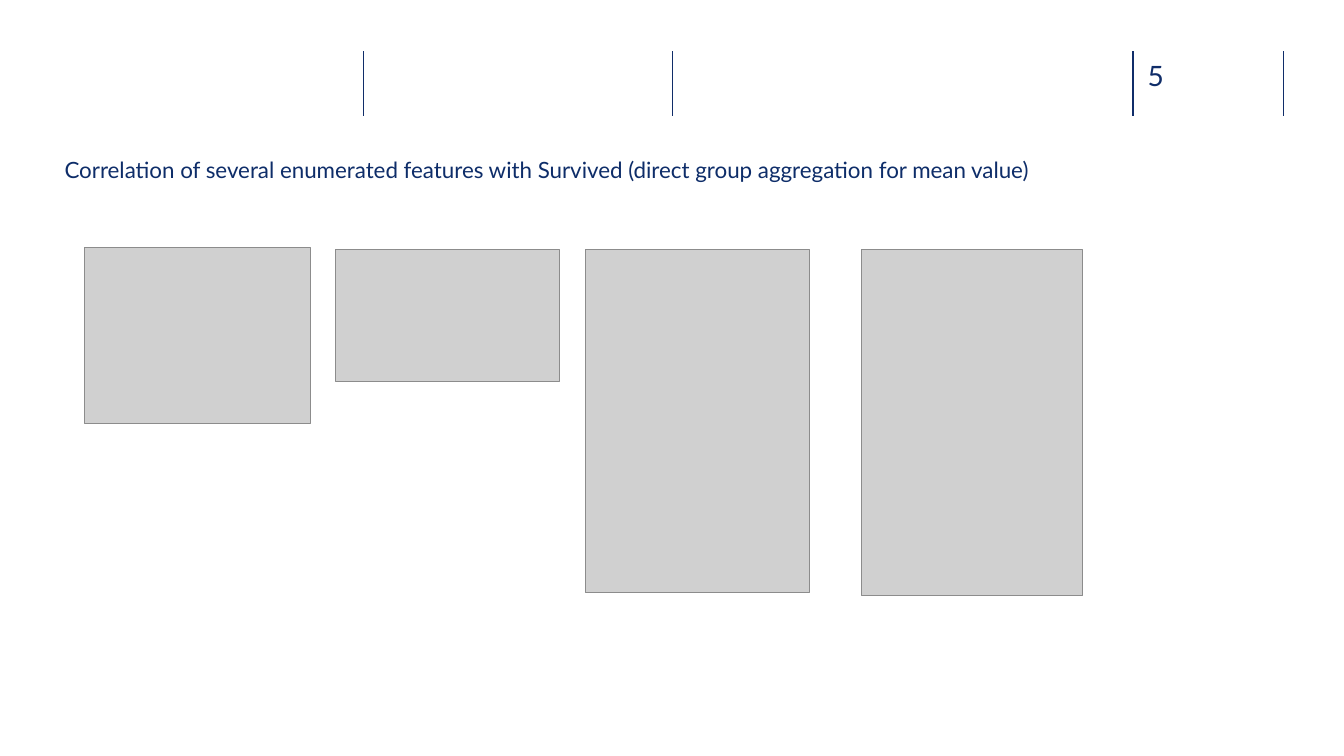
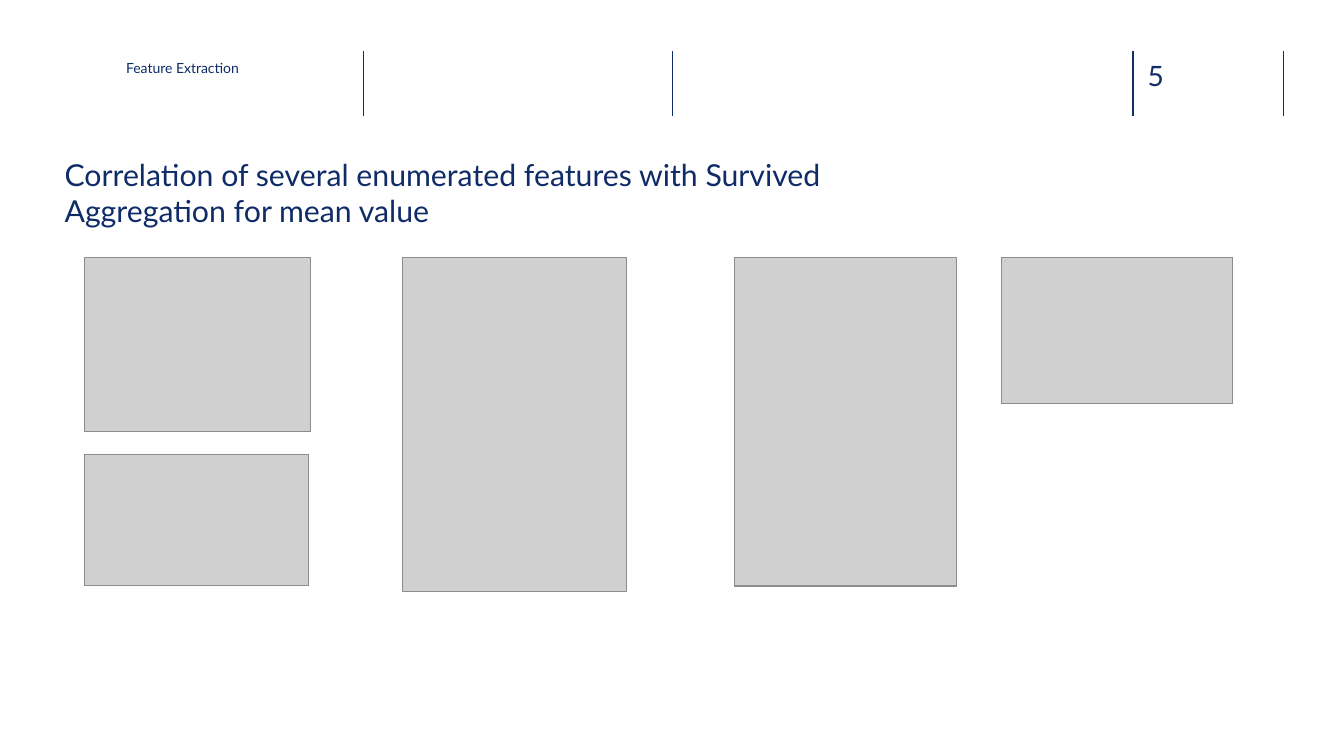
Before and after one commit to zuoxu3310/LazyFCA, a slide deck: slide 5 of Project Report on OSDA.pptx. Drawn at 1344x756 pixels with LibreOffice and Linux fonts; fonts in the diff are those of the drawing; grey boxes stand for pictures; background and template pictures are left out. Boxes give left, top, right and bottom in pixels: in the first picture for what was removed or moved away, otherwise in the second. Text is boxed around its words. In the diff, an @@ line names an element or a change of style, - is before the commit and + after.

```diff
--- a/Project Report on OSDA.pptx
+++ b/Project Report on OSDA.pptx
@@ text added at box(126, 62, 239, 73), 10 pt, text #0F2C68 @@
+Feature Extraction
@@ text at box(65, 163, 821, 228): text changed; size 16 to 21.6 pt; text colour #0E2D69 to #0F2C68 @@
-Correlation of several enumerated features with Survived (direct group aggregation for mean value)
+Correlation of several enumerated features with Survived
+Aggregation for mean value
@@ picture: place and size @@
-picture at box(85, 248, 311, 424)
+picture at box(85, 258, 311, 432)
@@ picture: place and size @@
-picture at box(586, 250, 810, 593)
+picture at box(402, 258, 626, 592)
@@ picture: place and size @@
-picture at box(862, 250, 1083, 596)
+picture at box(735, 258, 956, 587)
@@ picture added at box(1002, 258, 1233, 403) @@
@@ picture: place and size @@
-picture at box(336, 250, 560, 382)
+picture at box(85, 455, 309, 587)
```
Also in this commit, not shown: 6 other slides changed, 8 slides added, 1 slide removed, 1 other file.
